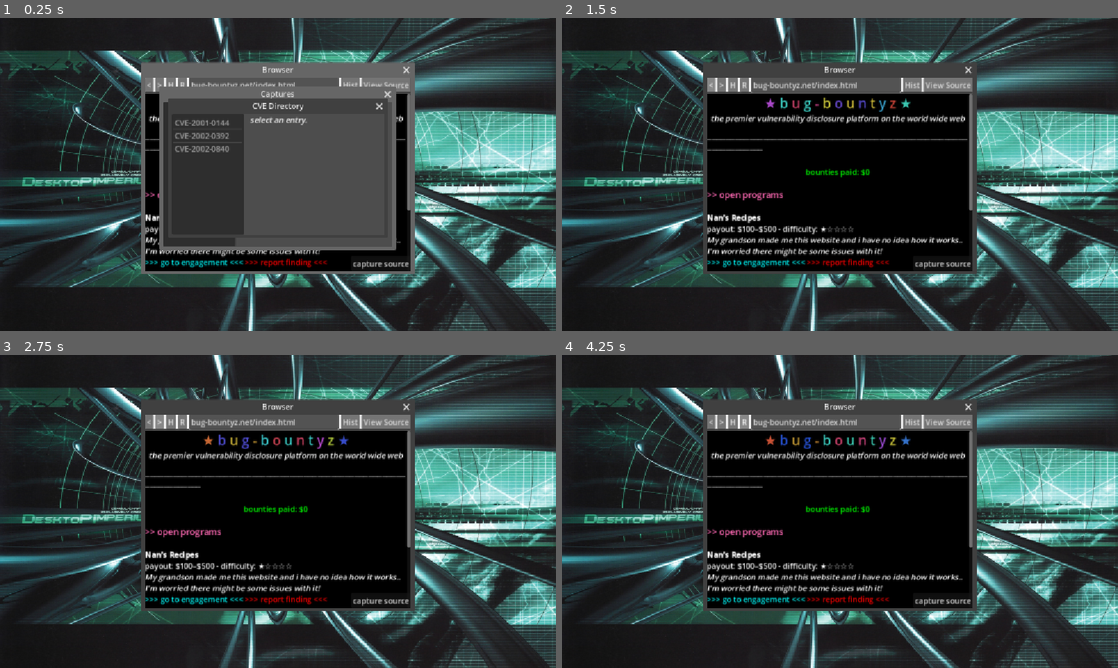
Above: before the commit, frames 1-4 (two rows, left to right).
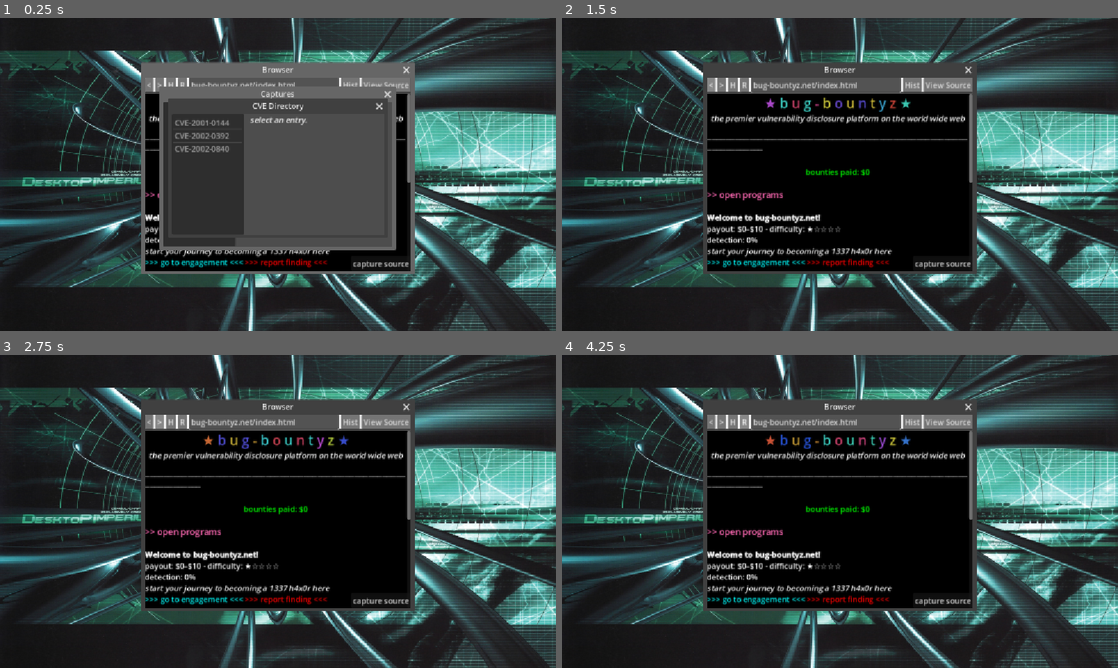
Above: after the commit, the same moments.

Repository: samiser/bug-bountyz
Game: Godot game, scene res://main.tscn
Same seed, same stepped clock (60 frames per second), same inputs: the game is played once before the commit and once after it.
Inputs:
- Up to frame 1 (0.25 s): no input
- Up to frame 2 (1.5 s): click "scan" at 0.5 s; click "<" at 1.25 s
- Up to frame 3 (2.75 s): click ">" at 2 s
- Up to frame 4 (4.25 s): click "H" at 2.75 s; click "R" at 3.5 s

The runs differ from the first frame. In frame 1, 0.5% of the frame differs, in the area x 26-74%, y 52-77%; in frame 2, 1.7%; in frame 3, 1.7%; in frame 4, 1.7%.

Commit message:
added detection meter system and tutorial program

Diff:
--- a/browser.tscn
+++ b/browser.tscn
@@ -138,7 +138,7 @@
 grow_horizontal = 2
 grow_vertical = 2
 mouse_filter = 2
-color = Color(0.41215247, 0.41215247, 0.41215247, 1)
+color = Color(0, 0, 0, 1)
 
 [node name="content_label" type="RichTextLabel" parent="VBoxContainer/source_panel" unique_id=1010894533]
 layout_mode = 1
@@ -147,6 +147,7 @@
 anchor_bottom = 1.0
 grow_horizontal = 2
 grow_vertical = 2
+theme_override_colors/default_color = Color(8.663535e-07, 0.8437686, 0.25339803, 1)
 bbcode_enabled = true
 
 [node name="CaptureButton" type="Button" parent="." unique_id=870675449]
--- /dev/null
+++ b/resources/bounties/bug_bountyz_onboarding.tres
@@ -0,0 +1,16 @@
+[gd_resource type="Resource" script_class="Bounty" format=3 uid="uid://n3oev0uffgl4"]
+
+[ext_resource type="Script" uid="uid://ox62ws8mcbvk" path="res://scripts/finding.gd" id="1_wxw6d"]
+[ext_resource type="Resource" uid="uid://ctutvs2pq8nxr" path="res://resources/findings/bug-bountyz.net/tutorial_view_source.tres" id="2_61hqf"]
+[ext_resource type="Script" uid="uid://c72mw4r1vwo1x" path="res://scripts/bounty.gd" id="2_sdbwu"]
+[ext_resource type="Resource" uid="uid://d23q7drbir5fy" path="res://resources/sites/bug-bountyz.net/welcome.tres" id="3_sdbwu"]
+
+[resource]
+script = ExtResource("2_sdbwu")
+id = "bountyz-001"
+program_name = "Welcome to bug-bountyz.net!"
+target_page = ExtResource("3_sdbwu")
+payout_max = 10
+scope = "start your journey to becoming a 1337 h4x0r here"
+findings = Array[ExtResource("1_wxw6d")]([ExtResource("2_61hqf")])
+metadata/_custom_type_script = "uid://c72mw4r1vwo1x"
--- a/resources/bounties/nans_bounty.tres
+++ b/resources/bounties/nans_bounty.tres
@@ -3,8 +3,8 @@
 [ext_resource type="Script" uid="uid://c72mw4r1vwo1x" path="res://scripts/bounty.gd" id="1_17wce"]
 [ext_resource type="Script" uid="uid://ox62ws8mcbvk" path="res://scripts/finding.gd" id="1_g1uqv"]
 [ext_resource type="Resource" uid="uid://babrl7eo7oadj" path="res://resources/sites/nansrecipes.com/index.tres" id="2_axno1"]
-[ext_resource type="Resource" uid="uid://c63smvcu7qq5i" path="res://resources/findings/apache_rce.tres" id="2_qgmit"]
-[ext_resource type="Resource" path="res://resources/findings/missing_auth.tres" id="3_qgmit"]
+[ext_resource type="Resource" uid="uid://c63smvcu7qq5i" path="res://resources/findings/nansrecipes.com/apache_rce.tres" id="2_qgmit"]
+[ext_resource type="Resource" uid="uid://doml5vebwo5ox" path="res://resources/findings/nansrecipes.com/missing_auth.tres" id="3_qgmit"]
 
 [resource]
 script = ExtResource("1_17wce")
--- /dev/null
+++ b/resources/findings/bug-bountyz.net/tutorial_view_source.tres
@@ -0,0 +1,13 @@
+[gd_resource type="Resource" script_class="Finding" format=3 uid="uid://ctutvs2pq8nxr"]
+
+[ext_resource type="Script" uid="uid://ox62ws8mcbvk" path="res://scripts/finding.gd" id="1_tut"]
+
+[resource]
+script = ExtResource("1_tut")
+endpoint = "bug-bountyz.net/backstage.html"
+vuln_class = "Authentication Bypass"
+specifics = "Missing Authentication Check"
+severity = "Low"
+payout = 10
+required_poc = Array[String](["view-source", "bug-bountyz.net/backstage.html"])
+metadata/_custom_type_script = "uid://ox62ws8mcbvk"
--- /dev/null
+++ b/resources/sites/bug-bountyz.net/backstage.tres
@@ -0,0 +1,15 @@
+[gd_resource type="Resource" script_class="Page" format=3 uid="uid://bxtnab2c7mh3c"]
+
+[ext_resource type="Script" uid="uid://ckg4qnkq81pmh" path="res://scripts/page.gd" id="1_bks"]
+
+[resource]
+script = ExtResource("1_bks")
+content = "[center][font_size=18][color=red][b]bug-bountyz.net STAFF ONLY[/b][/color][/font_size][/center]
+
+shhhh!!! this is the staff lounge.
+
+if you're reading this and don't work for bug-bountyz... you found a page you weren't supposed to. how did you even get here???
+
+ - the bug-bountyz team"
+background_colour = Color(0, 0, 0, 1)
+metadata/_custom_type_script = "uid://ckg4qnkq81pmh"
--- a/resources/sites/bug-bountyz.net/index.tres
+++ b/resources/sites/bug-bountyz.net/index.tres
@@ -4,9 +4,10 @@
 [ext_resource type="Script" uid="uid://po6qa3yf7wti" path="res://scripts/platform_page.gd" id="1_pp"]
 [ext_resource type="Resource" uid="uid://maoy6qisc4yb" path="res://resources/bounties/y2k_bounty.tres" id="2_e3lvg"]
 [ext_resource type="Resource" uid="uid://dw5smtxbp4yea" path="res://resources/bounties/nans_bounty.tres" id="2_m3kkv"]
+[ext_resource type="Resource" uid="uid://n3oev0uffgl4" path="res://resources/bounties/bug_bountyz_onboarding.tres" id="2_rbbwu"]
 
 [resource]
 script = ExtResource("1_pp")
-bounties = Array[ExtResource("1_dsk1c")]([ExtResource("2_m3kkv"), ExtResource("2_e3lvg")])
+bounties = Array[ExtResource("1_dsk1c")]([ExtResource("2_rbbwu"), ExtResource("2_m3kkv"), ExtResource("2_e3lvg")])
 background_colour = Color(0, 0, 0, 1)
 metadata/_custom_type_search = "Resource"
--- /dev/null
+++ b/resources/sites/bug-bountyz.net/welcome.tres
@@ -0,0 +1,39 @@
+[gd_resource type="Resource" script_class="Page" format=3 uid="uid://d23q7drbir5fy"]
+
+[ext_resource type="Script" uid="uid://ckg4qnkq81pmh" path="res://scripts/page.gd" id="1_y4m0v"]
+
+[resource]
+script = ExtResource("1_y4m0v")
+content = "[center][rainbow][font_size=24]★ bug-bountyz.net ★[/font_size][/rainbow][/center]
+
+[center][i]new here? follow this guide to learn the ropes.[/i][/center]
+
+[color=hotpink][font_size=16]>> what you do here[/font_size][/color]
+
+companies hire bug-bountyz to find security flaws in their websites. you investigate their sites using your tools and curiosity, find flaws, capture proof, and file reports through this platform. if your reports check out, the company pays you [font_size=9](minus a reasonable commision fee)[/font_size]
+
+[color=hotpink][font_size=16]>> your first finding[/font_size][/color]
+
+a vulnerability is hiding on [b]this very page[/b]. here's how to report it:
+
+[b]1.[/b] click [View Source] above to see the source code of this page. read carefully to find a hidden comment.
+
+[b]2.[/b] the comment contains a url path. type it into the address bar after the domain and hit enter.
+
+[b]3.[/b] on the page you arrive at, click [b]capture source[/b]. this saves the page as evidence in your captures index.
+
+[b]4.[/b] hit the [H] button on the browser to return to the home page. on the bounty click [color=red]>>> report finding <<<[/color]. you can navigate back to this page after opening the form.
+
+[b]5.[/b] fill in the form. the details are:
+   • endpoint: the page you captured
+   • class: [b]Authentication Bypass[/b]
+   • specifics: [b]Missing Authentication Check[/b]
+   • proof: the page capture
+
+[b]6.[/b] submit and get paid
+
+[i]once you finish this, head back to the program list to try a real target.[/i]
+
+[color=#00000000] TODO: take down /backstage.html before launch, it's only for staff! - admin [/color]"
+background_colour = Color(0, 0, 0, 1)
+metadata/_custom_type_script = "uid://ckg4qnkq81pmh"
--- a/scripts/bounties.gd
+++ b/scripts/bounties.gd
@@ -25,3 +25,11 @@
 
 func get_by_id(id: String) -> Bounty:
 	return _by_id.get(id)
+
+func find_by_site(domain: String) -> Bounty:
+	for b in _all:
+		if b.target_page == null:
+			continue
+		if Url.site_of(Url.to_url(b.target_page)) == domain:
+			return b
+	return null
--- a/scripts/directory_fuzzer.gd
+++ b/scripts/directory_fuzzer.gd
@@ -51,7 +51,9 @@
 	_last_output_tags = ["fuzz", domain]
 
 	output_label.text = output
-	Engagement.add_detection(5)
+	var bounty := Bounties.find_by_site(domain)
+	if bounty != null:
+		Engagement.add_detection(bounty.id, 10)
 	_update_capture_button()
 	Sound.play_click()
 
--- a/scripts/engagement.gd
+++ b/scripts/engagement.gd
@@ -1,22 +1,51 @@
 extends Node
 
+const DECAY_PER_ACTION : int = 2
+const BURN_THRESHOLD : int = 100
+
 var captures : Array[Dictionary] = []
-var detection : int = 0
 var money : int = 0
+var detection_by_bounty : Dictionary = {}
+var burned_bounties : Array[String] = []
 var discovered_pages : Array[String] = []
 var discovered_sites : Array[String] = []
 var claimed_findings : Array[String] = []
 
-signal detection_changed(new_value: int)
+signal detection_changed(bounty_id: String, new_value: int)
 signal money_changed(new_value: int)
 signal capture_added(capture: Dictionary)
 signal page_discovered(url: String)
 signal site_discovered(domain: String)
 signal action_invoked(name: String, args: Array)
+signal bounty_burned(bounty_id: String)
 
-func add_detection(amount: int) -> void:
-	detection += amount
-	detection_changed.emit(detection)
+func add_detection(bounty_id: String, amount: int) -> void:
+	if bounty_id.is_empty() or burned_bounties.has(bounty_id):
+		return
+
+	var current : int = detection_by_bounty.get(bounty_id, 0)
+	var new_value : int = clamp(current + amount, 0, BURN_THRESHOLD)
+	detection_by_bounty[bounty_id] = new_value
+	detection_changed.emit(bounty_id, new_value)
+
+	if new_value >= BURN_THRESHOLD:
+		burned_bounties.append(bounty_id)
+		bounty_burned.emit(bounty_id)
+
+	for other_id in detection_by_bounty.keys():
+		if other_id == bounty_id or burned_bounties.has(other_id):
+			continue
+		var other_current : int = detection_by_bounty[other_id]
+		var other_new : int = max(0, other_current - DECAY_PER_ACTION)
+		if other_new != other_current:
+			detection_by_bounty[other_id] = other_new
+			detection_changed.emit(other_id, other_new)
+
+func get_detection(bounty_id: String) -> int:
+	return detection_by_bounty.get(bounty_id, 0)
+
+func is_burned(bounty_id: String) -> bool:
+	return burned_bounties.has(bounty_id)
 
 func add_capture(content: String, source_tool: String, tags: Array[String]) -> bool:
 	if has_capture(source_tool, tags):
--- a/scripts/page.gd
+++ b/scripts/page.gd
@@ -1,7 +1,6 @@
 class_name Page
 extends Resource
 
-@export var path: String
 @export_multiline var content: String
 @export var background_img : Texture2D
 @export var background_colour : Color = Color.WHITE
--- a/scripts/platform_page.gd
+++ b/scripts/platform_page.gd
@@ -19,8 +19,12 @@
 
 const ENTRY_TEMPLATE := """[b]%s[/b]
 payout: $%d–$%d - difficulty: %s
+detection: %d%%
 [i]%s[/i]
 [url=%s][color=cyan]>>> go to engagement <<<[/color][/url] [url=%s][color=red]>>> report finding <<<[/color][/url]"""
+
+const BURNED_TEMPLATE := """[b]%s[/b] [color=red][BURNED][/color]
+[i]engagement closed by detection. no further submissions.[/i]"""
 
 func get_content() -> String:
 	if bounties.is_empty():
@@ -28,12 +32,16 @@
 
 	var entries : Array[String] = []
 	for b in bounties:
+		if Engagement.is_burned(b.id):
+			entries.append(BURNED_TEMPLATE % b.program_name)
+			continue
 		var stars := "★".repeat(b.difficulty) + "☆".repeat(5 - b.difficulty)
 		entries.append(ENTRY_TEMPLATE % [
 			b.program_name,
 			b.payout_min,
 			b.payout_max,
 			stars,
+			Engagement.get_detection(b.id),
 			b.scope,
 			Url.to_url(b.target_page),
 			"action://report/" + b.id,
--- a/scripts/port_scanner.gd
+++ b/scripts/port_scanner.gd
@@ -51,8 +51,12 @@
 	_last_output_tags = ["port-scan", domain]
 
 	output_label.text = output
-	detection_label.text = "detection: +5%"
-	Engagement.add_detection(5)
+	var bounty := Bounties.find_by_site(domain)
+	if bounty != null:
+		Engagement.add_detection(bounty.id, 5)
+		detection_label.text = "detection +5%"
+	else:
+		detection_label.text = ""
 	_update_capture_button()
 	Sound.play_click()
 
Renamed: resources/findings/apache_rce.tres -> resources/findings/nansrecipes.com/apache_rce.tres
Renamed: resources/findings/missing_auth.tres -> resources/findings/nansrecipes.com/missing_auth.tres
